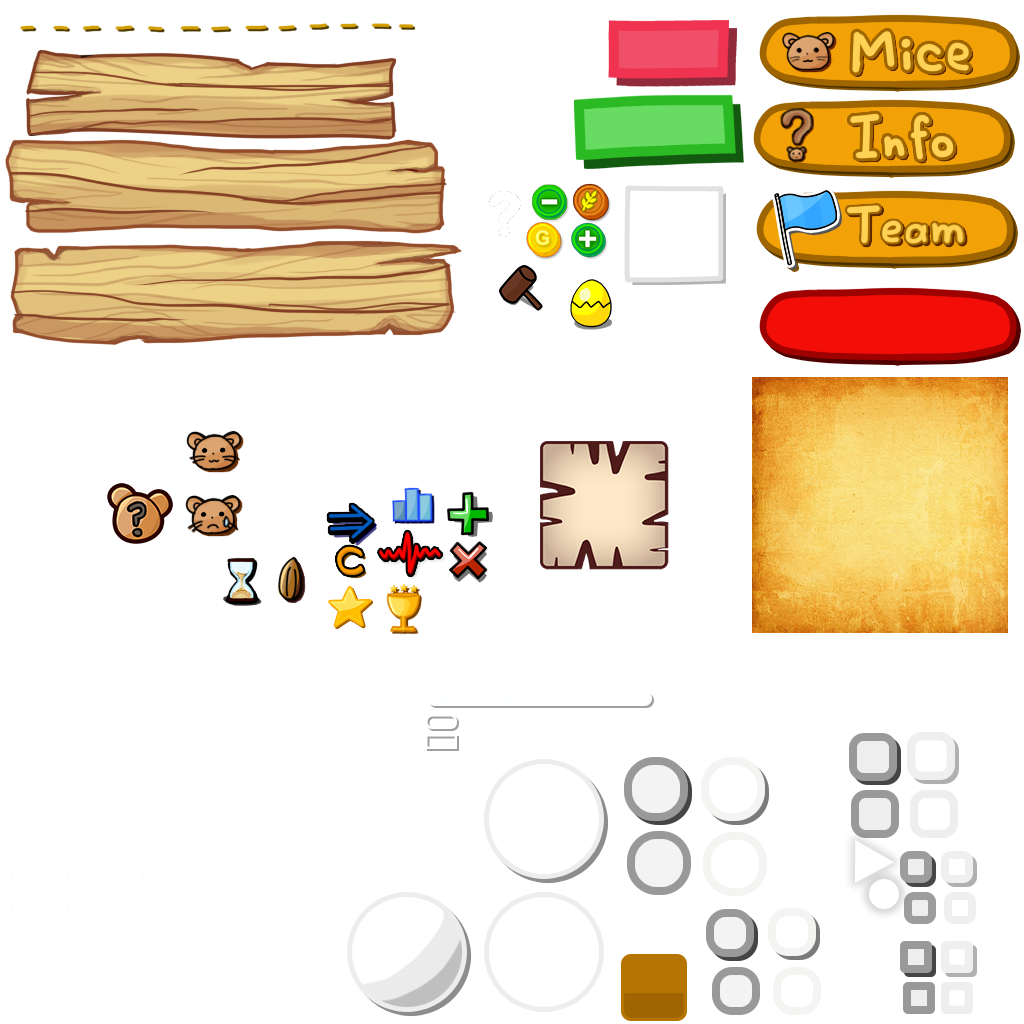
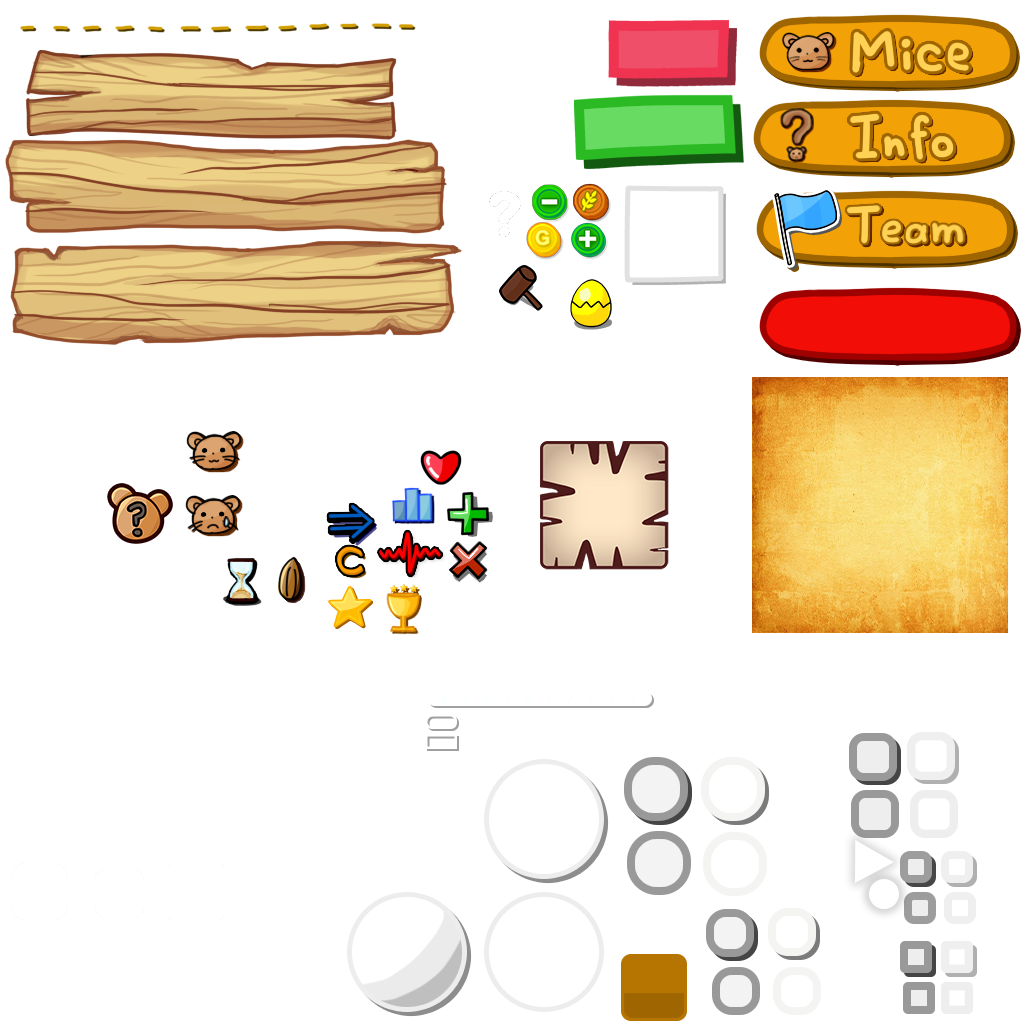
Layers edited between the first and the second w=1024, h=1024 image:
added group "Heart.png" with 4 layers in group "64x64" over <box>420,450,462,485</box>
added layer "圖層 69" in group "Heart.png" over <box>420,450,462,485</box>
added layer "圖層 68" in group "Heart.png" over <box>425,455,440,479</box>
added layer "圖層 67" (linear burn) in group "Heart.png" over <box>426,450,462,485</box>
added layer "圖層 66" in group "Heart.png" over <box>422,452,460,484</box>
